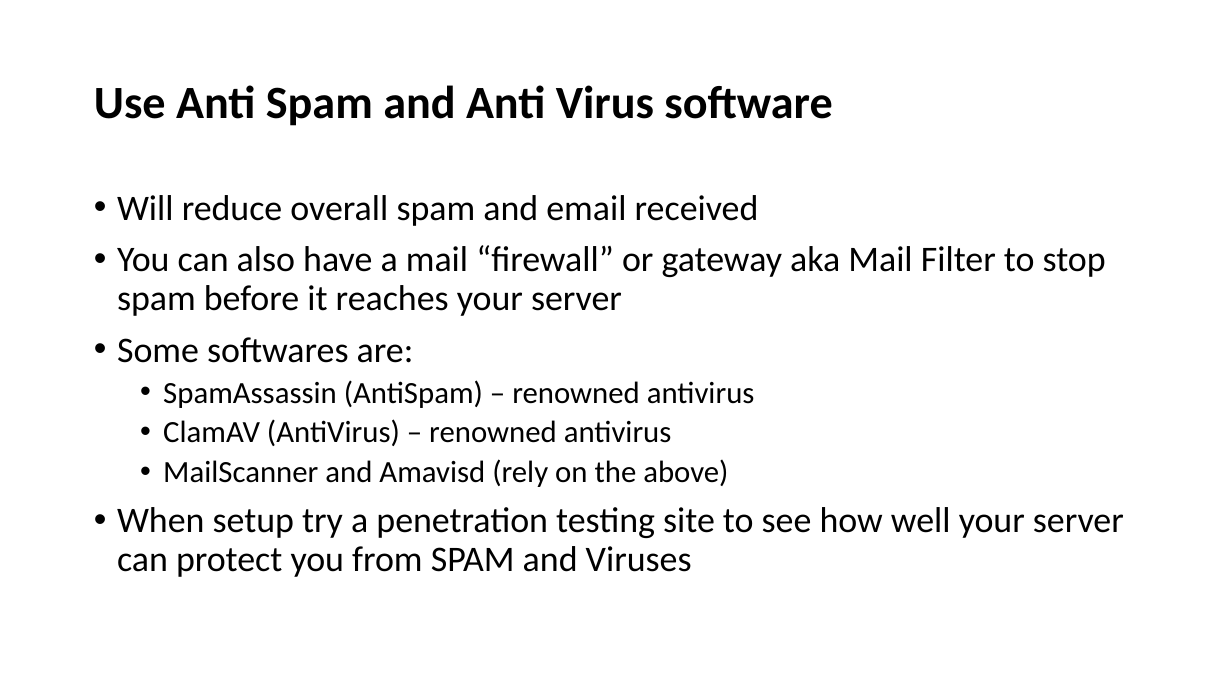
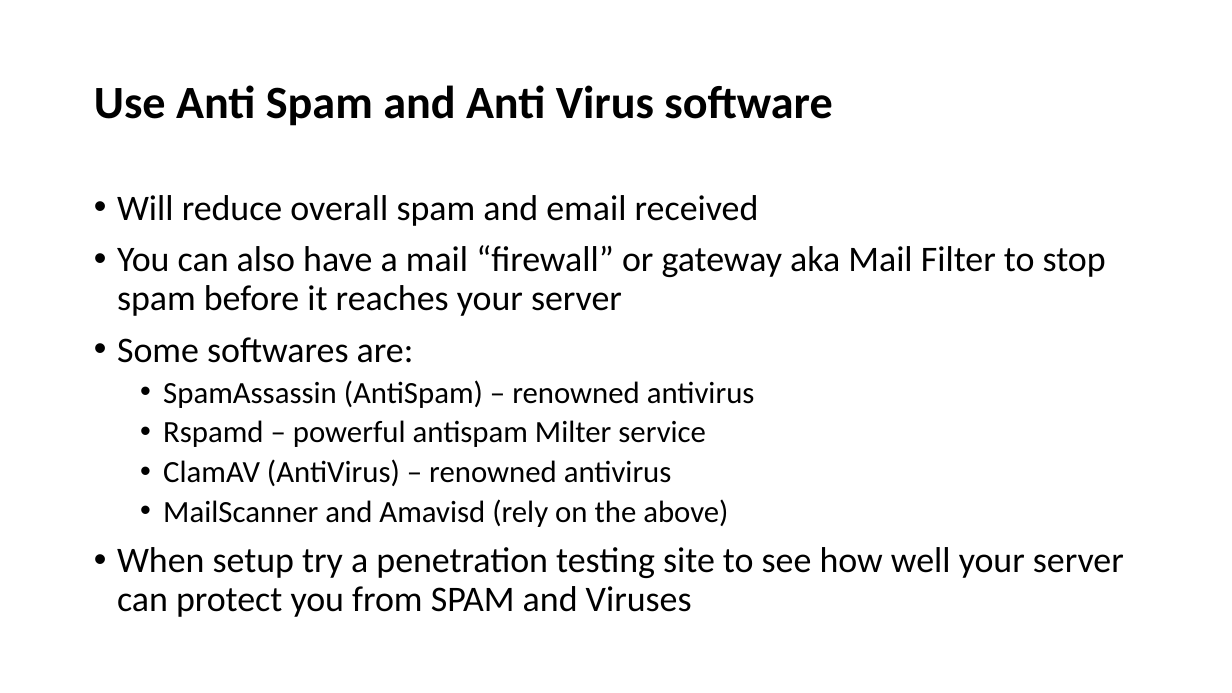
Before and after one commit to afnog/sse, a slide deck: slide 14 of postfix/emailbestpractices_old.pptx (slide 11 before the commit). Drawn at 1232x693 pixels with LibreOffice and Linux fonts; fonts in the diff are those of the drawing. Boxes give left, top, right and bottom in pixels: in the first picture for what was removed or moved away, otherwise in the second. Text is boxed around its words. In the diff, an @@ line names an element or a change of style, - is before the commit and + after.

```diff
--- a/postfix/emailbestpractices_old.pptx
+++ b/postfix/emailbestpractices_old.pptx
@@ text at [163, 420, 706, 447]: paragraph added @@
+  • Rspamd – powerful antispam Milter service
```
Also in this commit, not shown: 4 other slides changed, 3 slides added, 5 other files.
